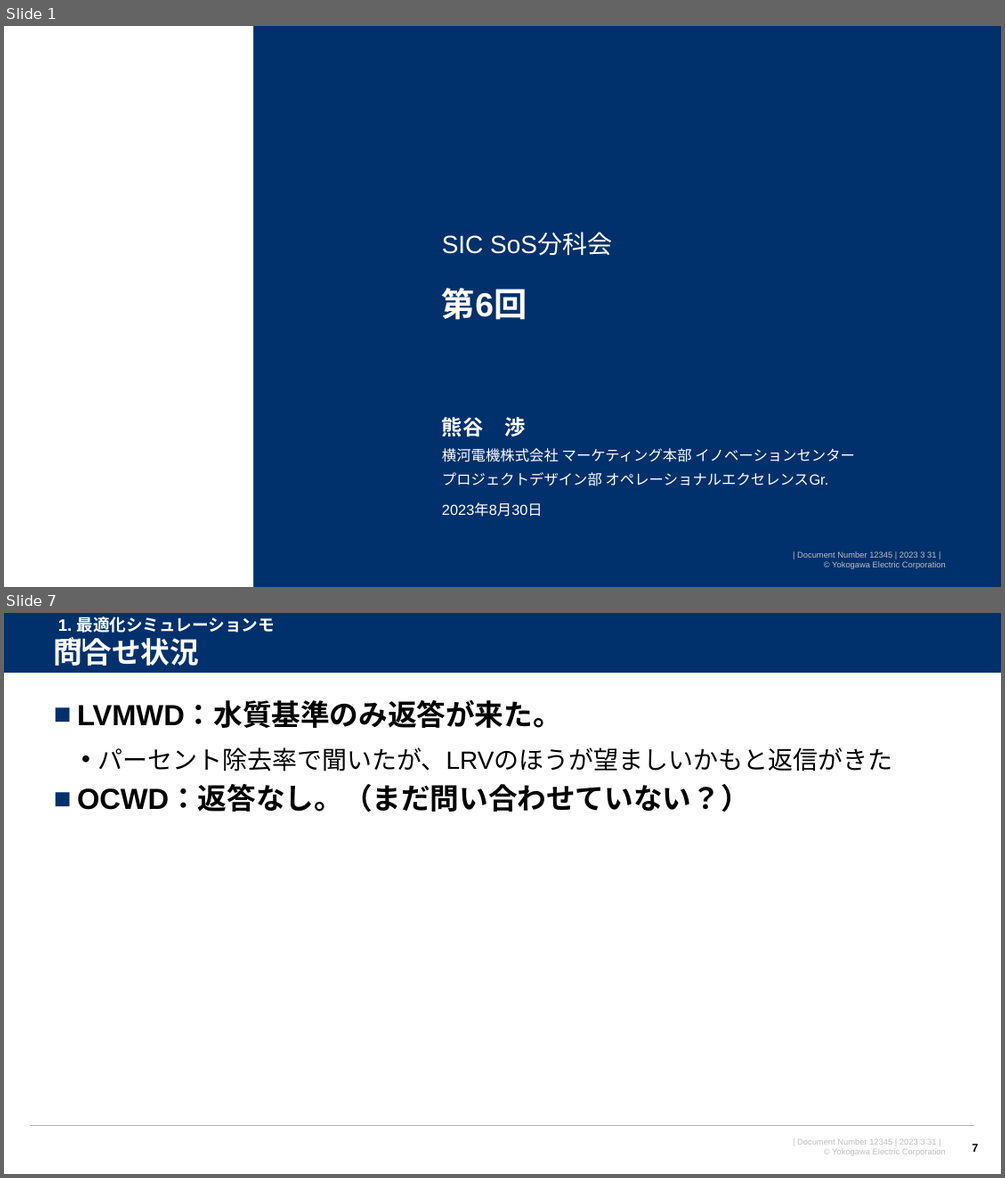
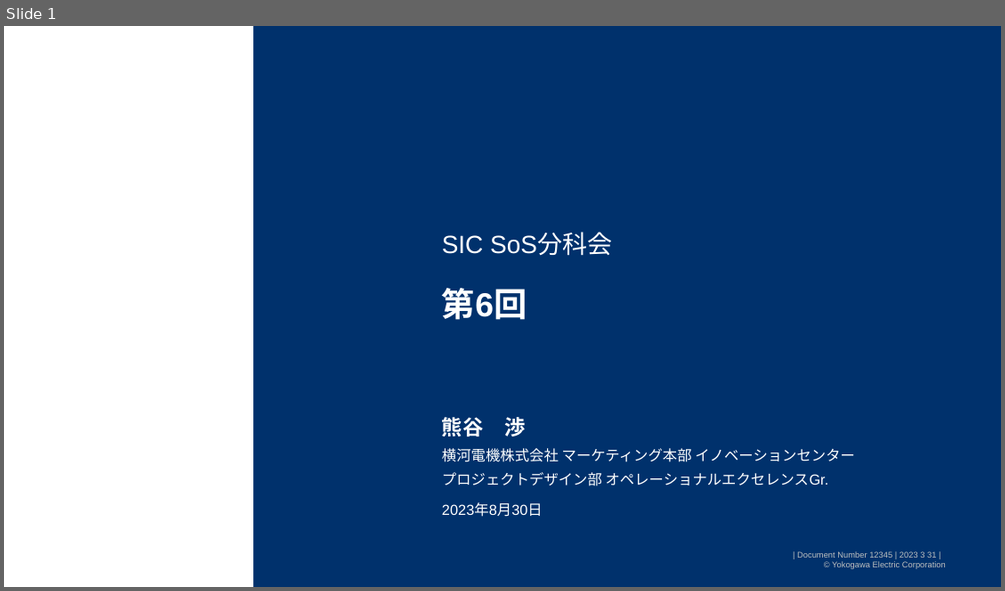
Before and after one commit to watarukumagai-git/opt, a slide deck: SoS/230830_SoS分科会6回_kuma_rev.0.pptx. Shown one above the other, each under a label of ours: slides 1 and 7 before the commit, slide 1 after it; the slides between them are not shown. The pictures are 1005x1178 and 1005x591 pixels, drawn with LibreOffice and Linux fonts; fonts in the diff are those of the drawing; background and template pictures are left out. Boxes give left, top, right and bottom in pixels: in the first picture for what was removed or moved away, otherwise in the second. Text is boxed around its words. In the diff, an @@ line names an element or a change of style, - is before the commit and + after.

```diff
--- a/SoS/230830_SoS分科会6回_kuma_rev.0.pptx
+++ b/SoS/230830_SoS分科会6回_kuma_rev.0.pptx
@@ slide 7 removed at <box>4,613,1001,1174</box>, background #FFFFFF; not listed: 1 template element that a slide beside it also shows @@
@@ rectangle removed at <box>4,613,1001,674</box> @@
@@ title removed at <box>54,637,199,666</box> @@
-問合せ状況
@@ text removed at <box>58,617,274,657</box> @@
-1. 最適化シミュレーションモデル
@@ line removed from (4, 674) to (1001, 674) @@
@@ text removed at <box>77,702,892,811</box> @@
-■ LVMWD：水質基準のみ返答が来た。
-  • パーセント除去率で聞いたが、LRVのほうが望ましいかもと返信がきた
-■ OCWD：返答なし。（まだ問い合わせていない？）
@@ line removed from (30, 1126) to (975, 1126) @@
@@ page number removed at <box>971,1143,978,1151</box> @@
-7
```
Also in this commit, not shown: 4 slides changed, 2 slides added, 17 other slides removed.
